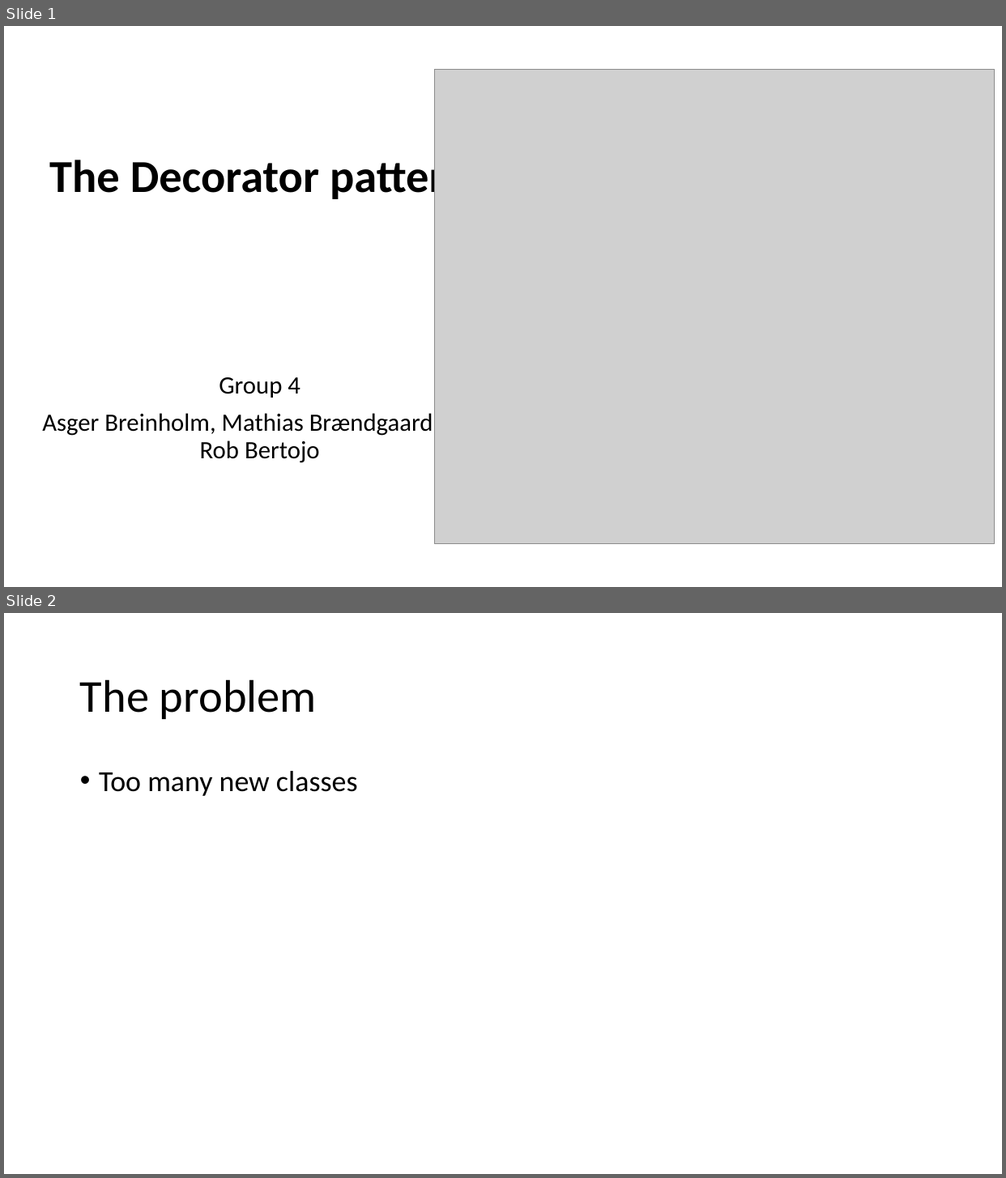
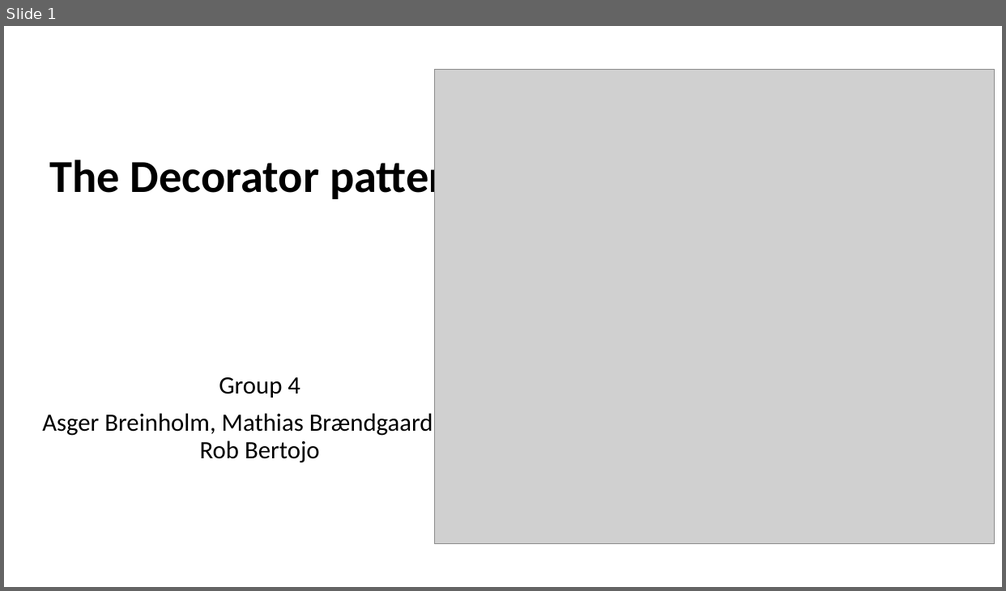
Before and after one commit to DaloonOfDoom/E21SWD_Assignment, a slide deck: Slides/The Decorator pattern.pptx. Shown one above the other, each under a label of ours: slides 1 and 2 before the commit, slide 1 after it. The pictures are 1006x1178 and 1006x591 pixels, drawn with LibreOffice and Linux fonts; fonts in the diff are those of the drawing; grey boxes stand for pictures. Boxes give left, top, right and bottom in pixels: in the first picture for what was removed or moved away, otherwise in the second. Text is boxed around its words. In the diff, an @@ line names an element or a change of style, - is before the commit and + after.

```diff
--- a/Slides/The Decorator pattern.pptx
+++ b/Slides/The Decorator pattern.pptx
@@ slide 2 removed at [4,613,1002,1174], background #FFFFFF @@
@@ title removed at [80,679,317,719] @@
-The problem
@@ text removed at [99,771,358,796] @@
-• Too many new classes
```
Also in this commit, not shown: 6 slides changed, 2 slides added, 1 other slide removed.
